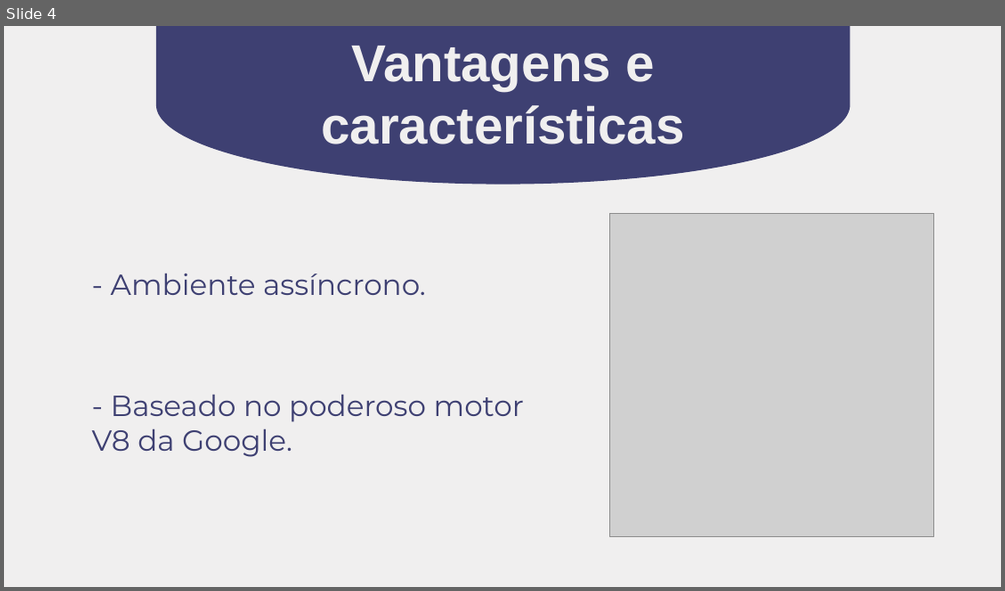
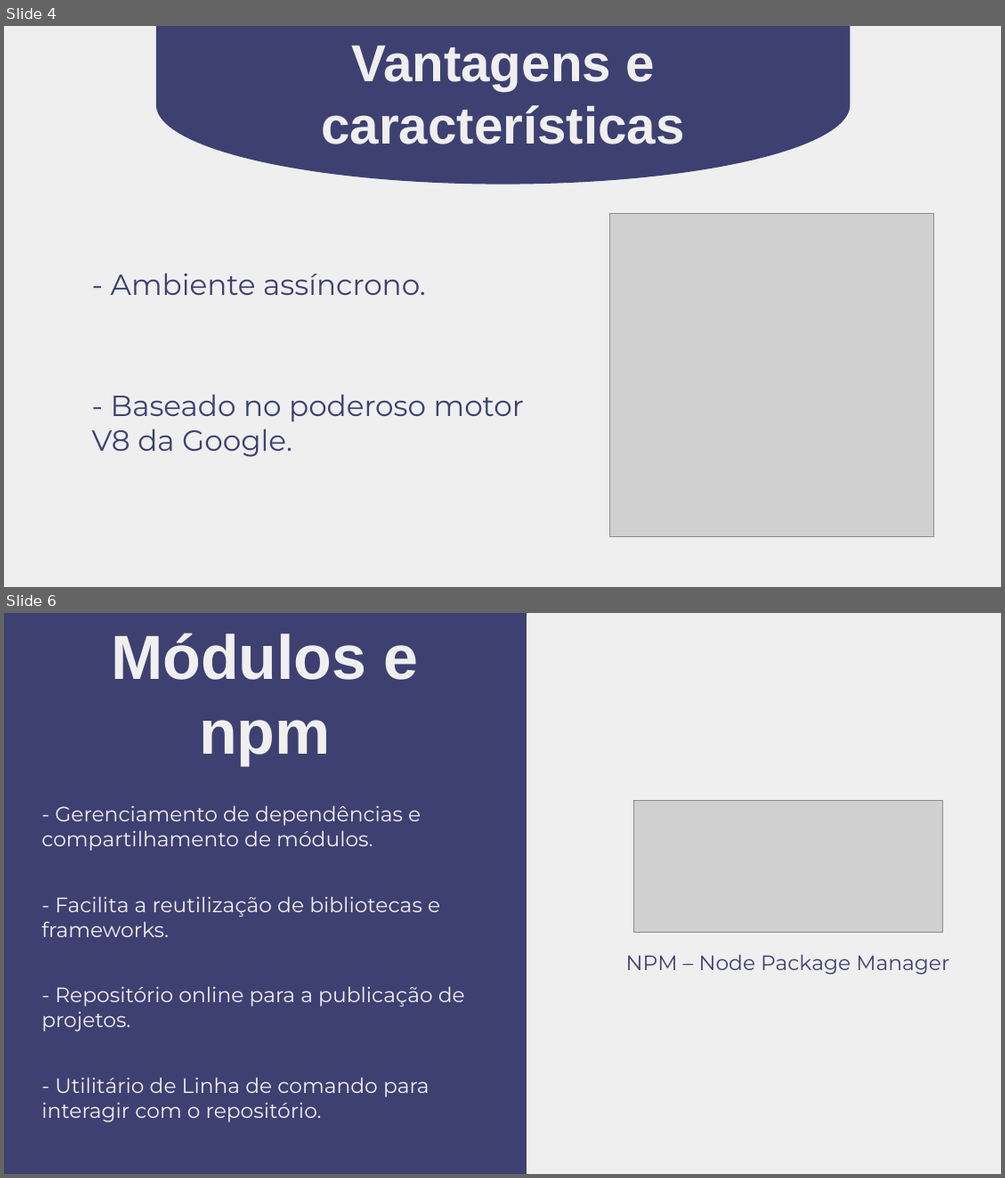
Before and after one commit to johnnysuh/atividades, a slide deck: NODE.pptx. Shown one above the other, each under a label of ours: slide 4 before the commit, slides 4 and 6 after it; the slides between them are not shown. The pictures are 1005x591 and 1005x1178 pixels, drawn with LibreOffice and Linux fonts; fonts in the diff are those of the drawing; grey boxes stand for pictures. Boxes give left, top, right and bottom in pixels: in the first picture for what was removed or moved away, otherwise in the second. Text is boxed around its words. In the diff, an @@ line names an element or a change of style, - is before the commit and + after.

Commit message:
node

```diff
--- a/NODE.pptx
+++ b/NODE.pptx
@@ slide 6 added at (4, 613, 1001, 1174), background #F0EFEF @@
@@ rectangle added at (4, 613, 526, 1174), fill #3E4072, outline #3E4072 1 pt @@
@@ text added at (111, 633, 419, 765), 60 pt, text #F0EFEF, bold @@
+Módulos e npm
@@ text added at (41, 805, 421, 851), 20 pt, text #F0EFEF @@
+- Gerenciamento de dependências e compartilhamento de módulos.
@@ picture added at (633, 801, 943, 933) @@
@@ text added at (41, 896, 440, 937), 20 pt, text #F0EFEF @@
+- Facilita a reutilização de bibliotecas e frameworks.
@@ text added at (626, 954, 949, 974), 20 pt, text #3E4072 @@
+NPM – Node Package Manager
@@ text added at (41, 986, 465, 1031), 20 pt, text #F0EFEF @@
+- Repositório online para a publicação de projetos.
@@ text added at (41, 1077, 429, 1122), 20 pt, text #F0EFEF @@
+- Utilitário de Linha de comando para interagir com o repositório.
```
Also in this commit, not shown: 2 other slides added, 1 slide removed.
